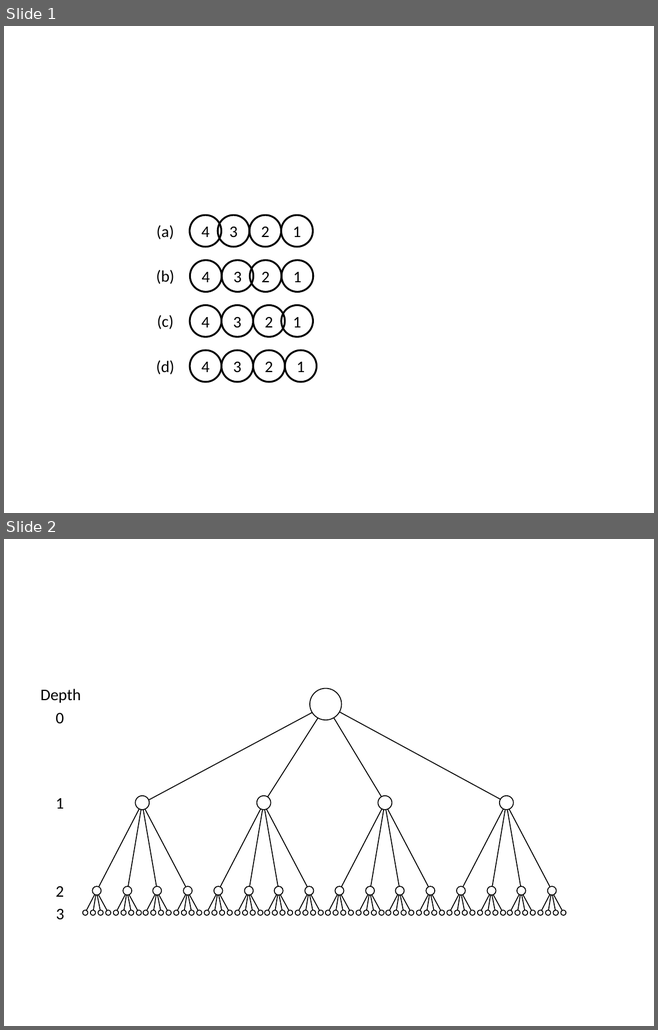
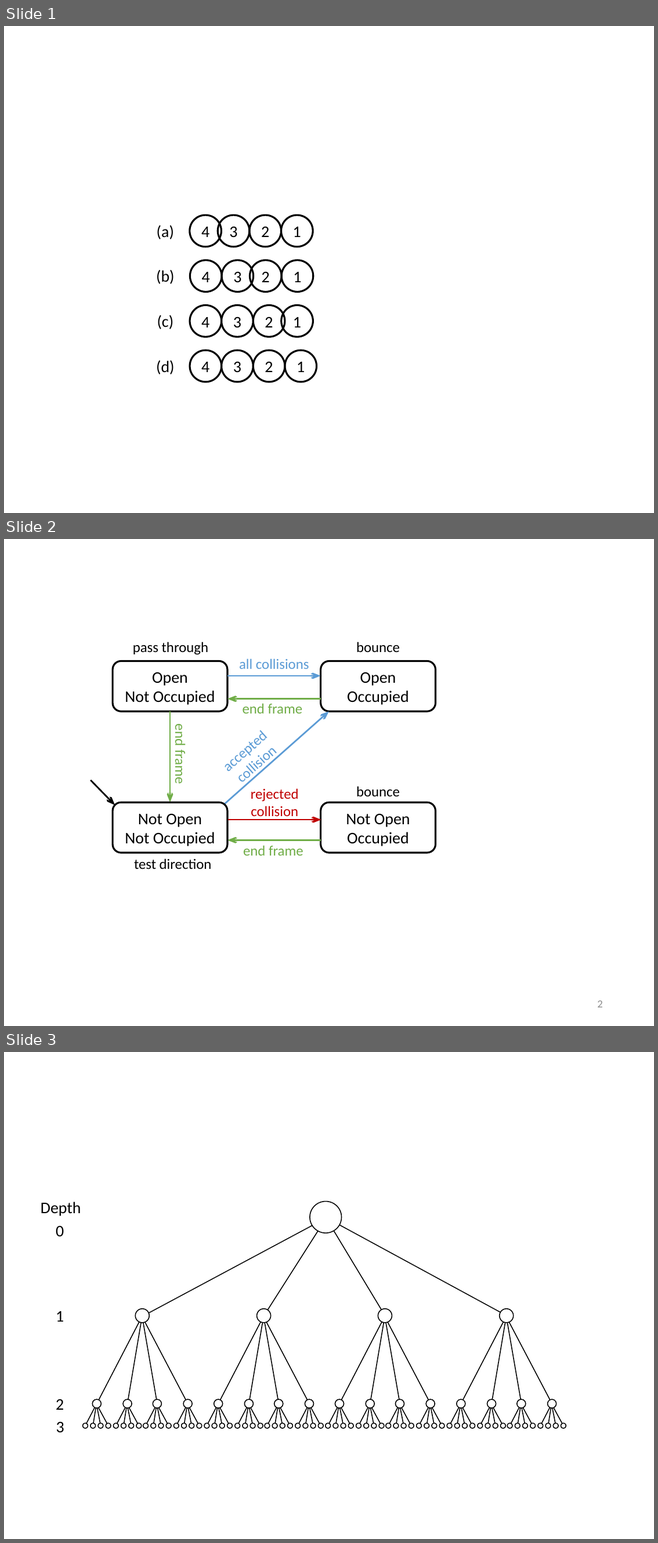
Before and after one commit to Ian-Parberry/sage-docs, a slide deck: Doxygen/physics/3. Collision Math Toy/figures.pptx. Shown one above the other, each under a label of ours: slides 1 and 2 before the commit, slides 1, 2 and 3 after it. The pictures are 658x1030 and 658x1543 pixels, drawn with LibreOffice and Linux fonts; fonts in the diff are those of the drawing. Boxes give left, top, right and bottom in pixels: in the first picture for what was removed or moved away, otherwise in the second. Text is boxed around its words. In the diff, an @@ line names an element or a change of style, - is before the commit and + after.

```diff
--- a/Doxygen/physics/3. Collision Math Toy/figures.pptx
+++ b/Doxygen/physics/3. Collision Math Toy/figures.pptx
@@ slide 2 added at (4, 539, 654, 1026), background #FFFFFF @@
@@ text added at (133, 642, 208, 655), 16 pt, text #000000 @@
+pass through
@@ text added at (356, 642, 400, 653), 16 pt, text #000000 @@
+bounce
@@ text added at (239, 658, 309, 669), 16 pt, text #5B9BD5 @@
+all collisions
@@ rounded rectangle added at (112, 661, 227, 712), fill #FFFFFF, outline #000000 2 pt, 18 pt, text #000000 @@
+Open
+Not Occupied
@@ arrow added from (227, 676) to (320, 676), #5B9BD5 1.75 pt @@
@@ rounded rectangle added at (320, 661, 436, 712), fill #FFFFFF, outline #000000 2 pt, 18 pt, text #000000 @@
+Open
+Occupied
@@ arrow added from (170, 711) to (170, 803), #70AD47 1.75 pt @@
@@ arrow added from (220, 808) to (329, 711), #5B9BD5 1.75 pt @@
@@ arrow added from (320, 699) to (227, 699), #70AD47 1.75 pt @@
@@ text added at (242, 703, 303, 714), 16 pt, text #70AD47 @@
+end frame
@@ text added at (171, 726, 188, 783), 16 pt, text #70AD47 @@
+end frame
@@ text added at (204, 713, 296, 801), 16 pt, text #5B9BD5 @@
+accepted collision
@@ arrow added from (90, 780) to (115, 805), #000000 1.75 pt @@
@@ text added at (250, 788, 299, 820), 16 pt, text #C00000 @@
+rejected collision
@@ text added at (356, 786, 400, 797), 16 pt, text #000000 @@
+bounce
@@ rounded rectangle added at (112, 803, 227, 853), fill #FFFFFF, outline #000000 2 pt, 18 pt, text #000000 @@
+Not Open
+Not Occupied
@@ rounded rectangle added at (320, 803, 436, 853), fill #FFFFFF, outline #000000 2 pt, 18 pt, text #000000 @@
+Not Open
+Occupied
@@ arrow added from (228, 820) to (321, 820), #C00000 1.75 pt @@
@@ arrow added from (320, 841) to (227, 841), #70AD47 1.75 pt @@
@@ text added at (243, 845, 303, 856), 16 pt, text #70AD47 @@
+end frame
@@ text added at (134, 859, 212, 869), 16 pt, text #000000 @@
+test direction
@@ page number added at (597, 1001, 602, 1008), 12 pt, text #8C8C8C @@
+2
@@ what was slide 2 is now slide 3 @@
```
Also in this commit, not shown: 4 other files.
